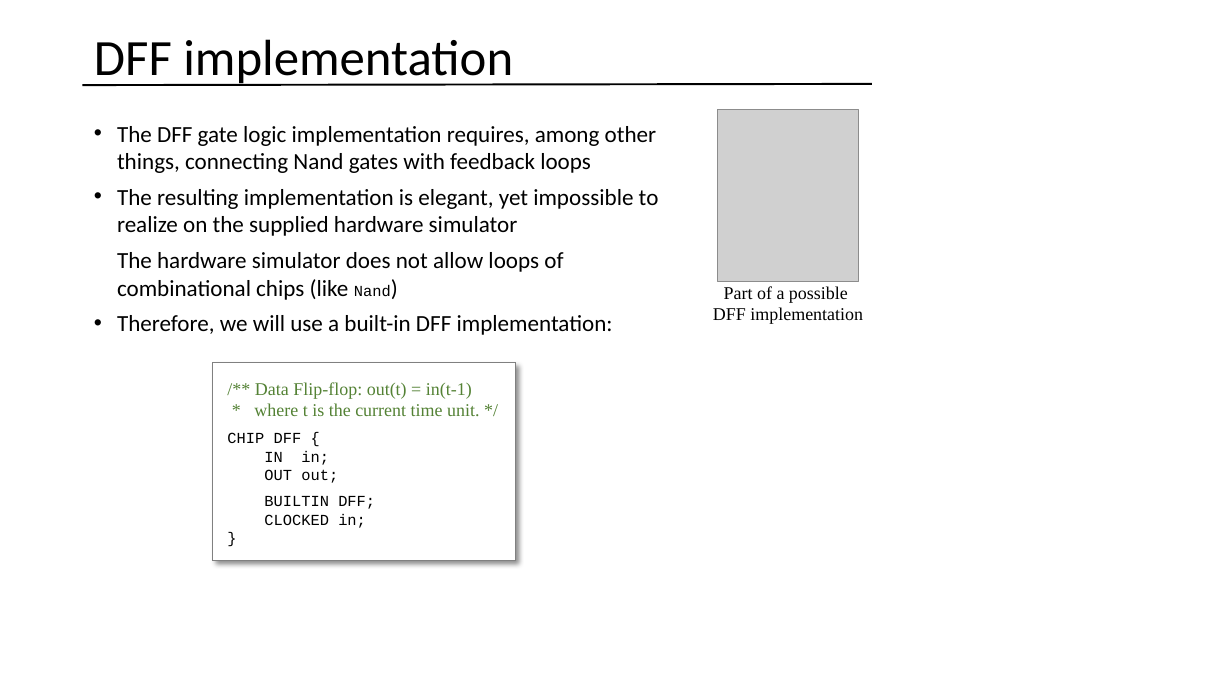
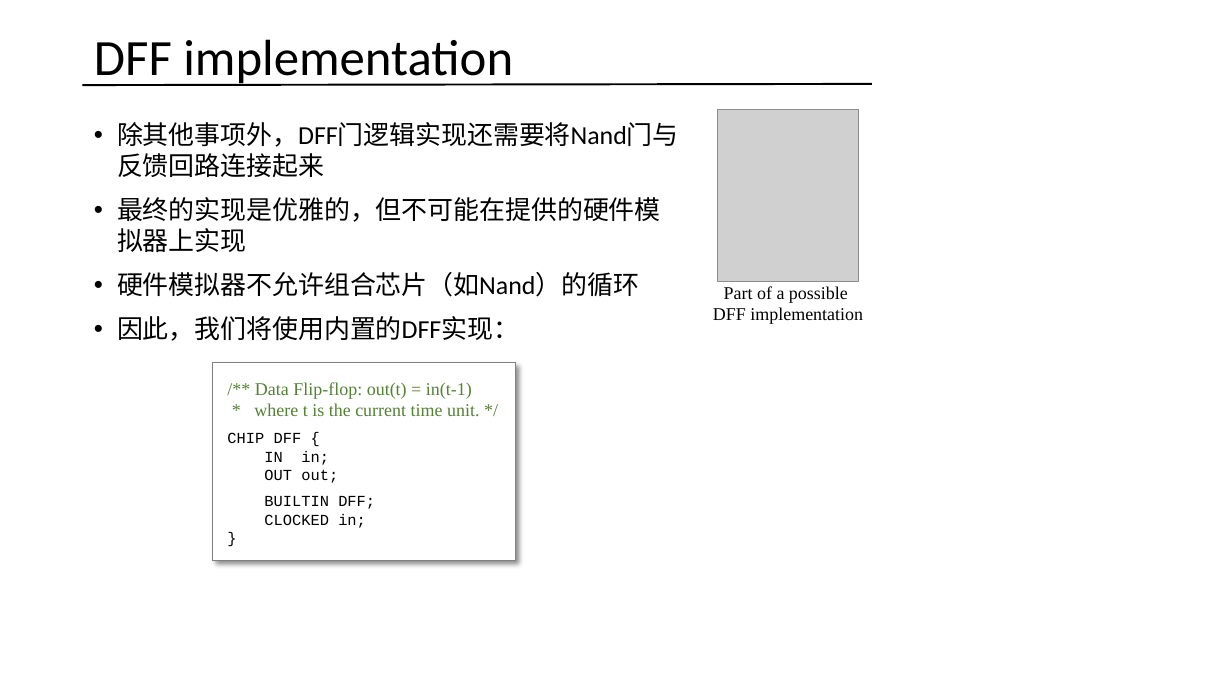
Before and after one commit to vcboy1/Leeds, a slide deck: slide 46 of 26fall/1860/Lecture/Week1.7/Lec 1.7.2 Sequential logic.pptx (slide 41 before the commit). Drawn at 1232x693 pixels with LibreOffice and Linux fonts; fonts in the diff are those of the drawing; grey boxes stand for pictures. Boxes give left, top, right and bottom in pixels: in the first picture for what was removed or moved away, otherwise in the second. Text is boxed around its words. In the diff, an @@ line names an element or a change of style, - is before the commit and + after.

```diff
--- a/26fall/1860/Lecture/Week1.7/Lec 1.7.2 Sequential logic.pptx
+++ b/26fall/1860/Lecture/Week1.7/Lec 1.7.2 Sequential logic.pptx
@@ text at (117,122,679,341): text changed; size 18 to 20.1 pt @@
-• The DFF gate logic implementation requires, among other things, connecting Nand gates with feedback loops
-• The resulting implementation is elegant, yet impossible to realize on the supplied hardware simulator
-• The hardware simulator does not allow loops of combinational chips (like Nand)
-• Therefore, we will use a built-in DFF implementation:
+• 除其他事项外，DFF门逻辑实现还需要将Nand门与反馈回路连接起来
+• 最终的实现是优雅的，但不可能在提供的硬件模拟器上实现
+• 硬件模拟器不允许组合芯片（如Nand）的循环
+• 因此，我们将使用内置的DFF实现：
```
Also in this commit, not shown: 31 other slides changed, 8 slides added, 4 slides removed, 4 other files.
